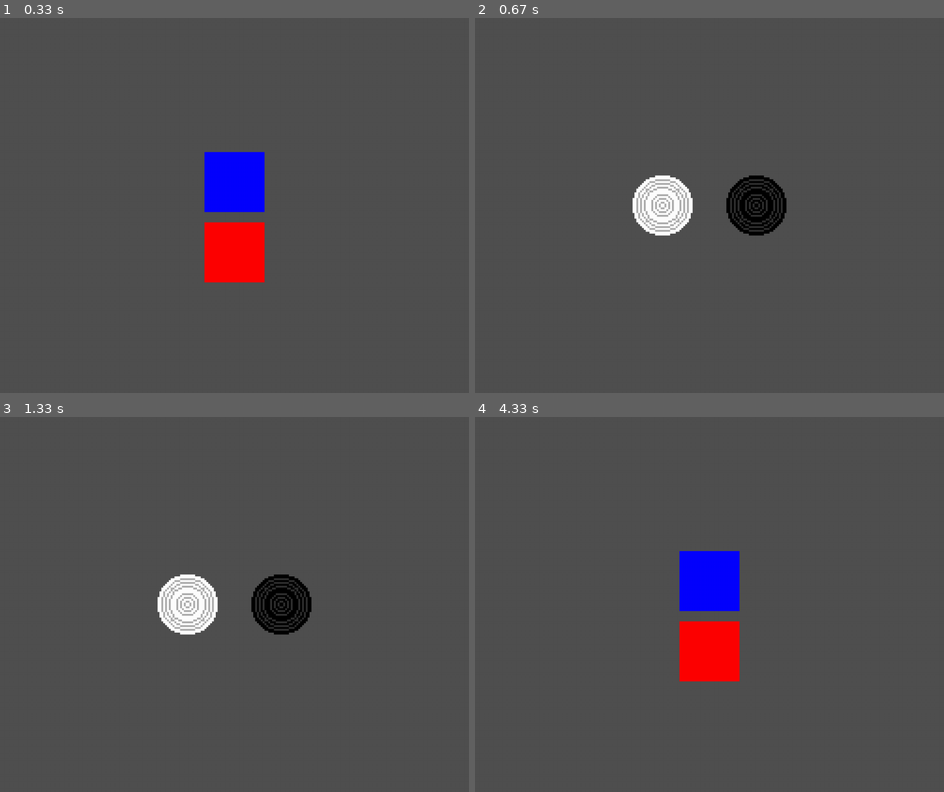
Above: before the commit, frames 1-4 (two rows, left to right).
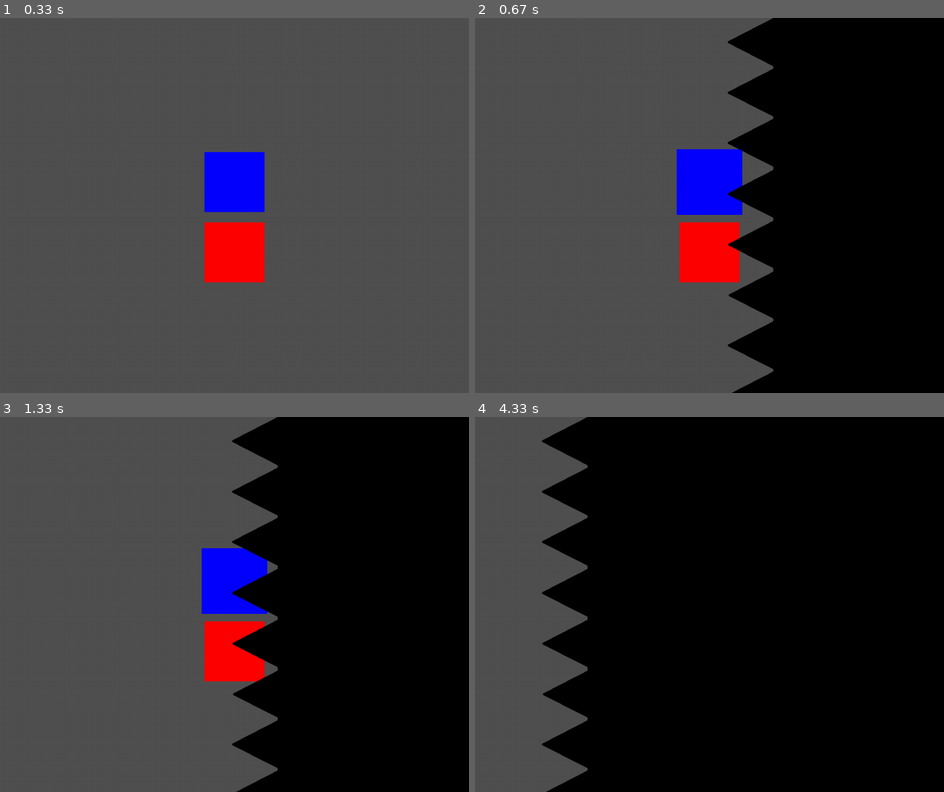
Above: after the commit, the same moments.

Repository: SrLeal42/Damas-Pygame
Game: pygame game, started from Main/Main.py
Two runs of this game, one before a commit and one after it. Both use one fixed random seed, a clock stepped at 60 frames per second and the inputs below.
Inputs (mouse positions are in pixels of both pictures, inside the frame that each line leads up to):
- Up to frame 1 (0.33 s): no input
- Up to frame 2 (0.67 s): click (709, 205) at 0.38 s
- Up to frame 3 (1.33 s): click (234, 582) at 0.72 s; click (234, 582) at 1.05 s
- Up to frame 4 (4.33 s): click (756, 604) at 1.88 s; click (662, 604) at 2.22 s; press the mouse at (662, 604) at 2.53 s; move the mouse to (742, 589) at 2.63 s; release the mouse at (826, 570) at 2.77 s; click (493, 435) at 2.88 s; click (709, 604) at 3.22 s; press the mouse at (709, 604) at 3.53 s; move the mouse to (737, 619) at 3.63 s; release the mouse at (765, 638) at 3.77 s

Frame 1 is identical in both runs. In frame 2, 47% of the frame differs, in the area x 33-100%, y 0-100%; in frame 3, 50%; in frame 4, 81%, in the area x 14-100%, y 0-100%.

Commit message:
ADD: Transição

Diff:
--- a/Main/Config.py
+++ b/Main/Config.py
@@ -12,6 +12,8 @@
 GOLDEN_WHITE = (174,176,106)
 
 FONTE_PRIN = "Main/Fontes/joystix_monospace.otf"
+
+PATH_TRANSICAO = "Main/Sprites/transicao.png"
 
 PATH_SPRITE_PECA_BRANCA = "Main/Sprites/Damas/peca-branco.png"
 PATH_SPRITE_PECA_PRETA = "Main/Sprites/Damas/peca-preto.png"
--- a/Main/Main.py
+++ b/Main/Main.py
@@ -1,5 +1,5 @@
 import pygame as PG
-from Config import LARGURA, ALTURA,GRAY,BLACK,WHITE,FONTE_PRIN, PATH_SPRITE_PECA_BRANCA, PATH_SPRITE_PECA_PRETA
+from Config import LARGURA, ALTURA,GRAY,BLACK,WHITE,FONTE_PRIN, PATH_SPRITE_PECA_BRANCA, PATH_SPRITE_PECA_PRETA, PATH_TRANSICAO
 from Classes.Pecas import Peca
 from Classes.Tabuleiro import Tabuleiro
 from Classes.Game import Game
@@ -18,8 +18,8 @@
 start_button = Button(LARGURA//2, ALTURA//2 -50, "Main/Sprites/Torre.png", 4)
 quit_button = Button(LARGURA//2, ALTURA//2 + 100, "Main/Sprites/Peao.png", 4)
 
-damas_button = Button(LARGURA//2 - 100, ALTURA//2 , "Main/Sprites/PECA_BRANCA.png", 4)
-xadrez_button = Button(LARGURA//2 + 100, ALTURA//2 , "Main/Sprites/PECA_PRETA.png", 4)
+damas_button = Button(LARGURA//2 - 100, ALTURA//2 , "Main/Sprites/Damas/damas-branco.png", 4)
+xadrez_button = Button(LARGURA//2 + 100, ALTURA//2 , "Main/Sprites/Xadrez/rei-branco.png", 7)
 
 pause_button = Button(40,40,"Main/Sprites/Cavalo.png", 2)
 
@@ -36,6 +36,10 @@
 peca_mandatory_move = []
 
 fonte_principal = PG.font.Font(FONTE_PRIN, 40)
+
+def Lerp(a, b, t):
+    return a + (b - a) * t
+
 
 def CreateGame(jogo:str):
     global current_game, peca_being_dragged, last_peca_moved, peca_mandatory_move
@@ -194,7 +198,7 @@
 
         window.blit(image, (LARGURA // 2 - 450, ALTURA // 2 + 110))
 
-        DrawText( f"x{current_game.tabuleiro.num_pretas_capturadas}", LARGURA // 2 - 373, ALTURA // 2 + 140, BLACK, 35)
+        DrawText( f"x{current_game.tabuleiro.num_pretas_capturadas}", LARGURA // 2 - 373, ALTURA // 2 + 140, BLACK, 30)
 
     elif (jogo == "xadrez"):
 
@@ -238,6 +242,38 @@
     text = "As Pretas ganharam" if current_game.colorWinner == 1 else "As Brancas ganharam"
 
     DrawText(text, LARGURA//2,ALTURA//2,BLACK,50)
+
+
+def Transition(next_state:str):
+    global window, state
+
+    image = PG.image.load(PATH_TRANSICAO).convert_alpha()
+
+    timer = 0
+    duration = 1
+
+    margin_error = 0.05
+
+    while(timer < duration):
+        t = timer / duration
+
+        x = Lerp(image.get_width()-200, -image.get_width(), t)
+
+        window.fill(GRAY)
+
+        if (t <= 0.5 + margin_error and t >= 0.5 - margin_error):
+            state = next_state
+
+        GameState()
+
+        window.blit(image, (x, 0))
+
+        PG.display.update()
+
+        timer += 0.01
+
+        PG.time.delay(10)
+
 
 
 def GameState():
@@ -250,14 +286,16 @@
         quit_button.DisplayButton(window)
 
         if (start_button.released):
-            # CreateGame(selected_game)
-            state = "menuselection"
+            Transition("menuselection")
+            # state = "menuselection"
             start_button.UpdateClick()
+
 
         if (quit_button.released):
             running = False
             quit_button.UpdateClick()
 
+
     elif (state == "menuselection"):
 
         damas_button.DisplayButton(window)
@@ -266,13 +304,15 @@
         if (damas_button.released):
             selected_game = "damas"
             CreateGame(selected_game)
-            state = "gaming"
+            Transition("gaming")
+            # state = "gaming"
             damas_button.UpdateClick()
 
         if (xadrez_button.released):
             selected_game = "xadrez"
             CreateGame(selected_game)
-            state = "gaming"
+            Transition("gaming")
+            # state = "gaming"
             xadrez_button.UpdateClick()
 
 
@@ -312,12 +352,14 @@
             resume_button.UpdateClick()
 
         if (initial_menu_button.released):
-            state = "initialmenu"
+            Transition("initialmenu")
+            # state = "initialmenu"
             initial_menu_button.UpdateClick()
 
         if (reset_button.released):
             CreateGame(selected_game)
-            state = "gaming"
+            Transition("gaming")
+            # state = "gaming"
             reset_button.UpdateClick()
 
     elif (state == "winScreen"):
@@ -327,7 +369,6 @@
             DrawCorRodada()
 
         DrawWinScreen()
-
 
 
 
Binary file added: Main/Sprites/transicao.png
